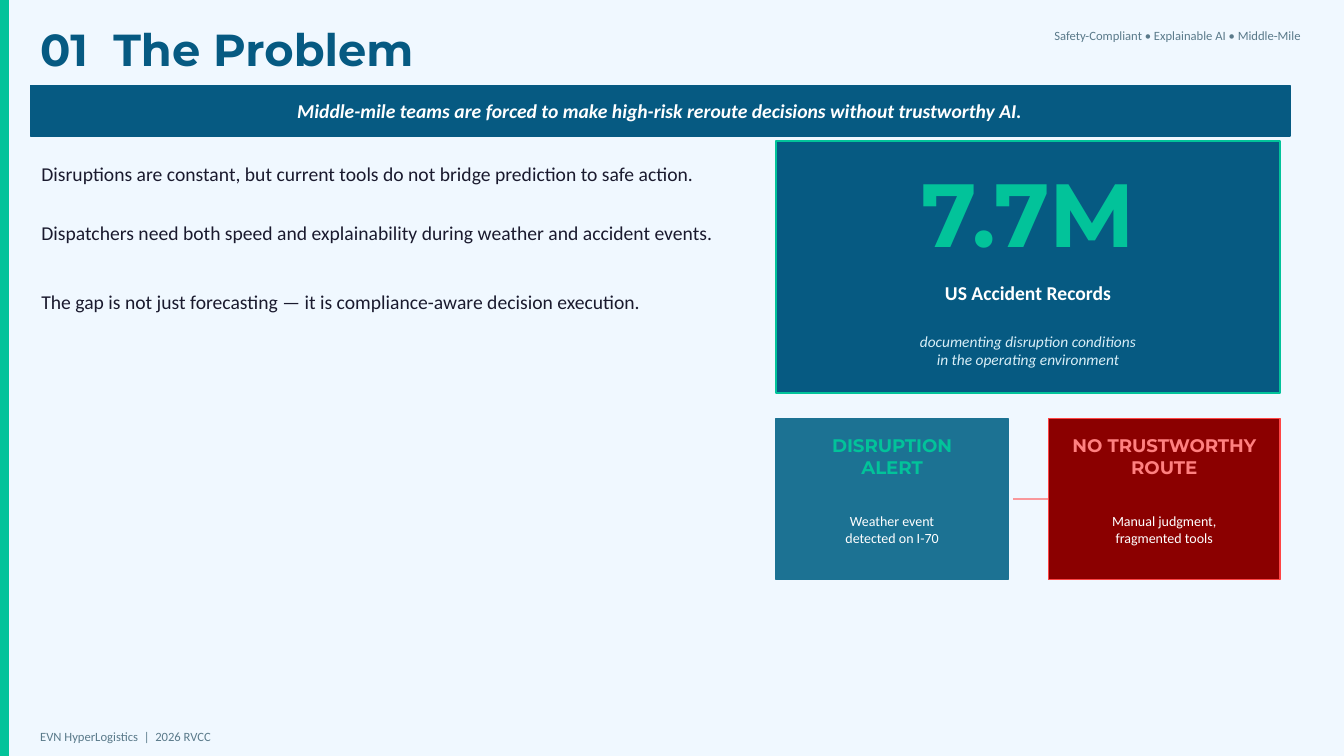
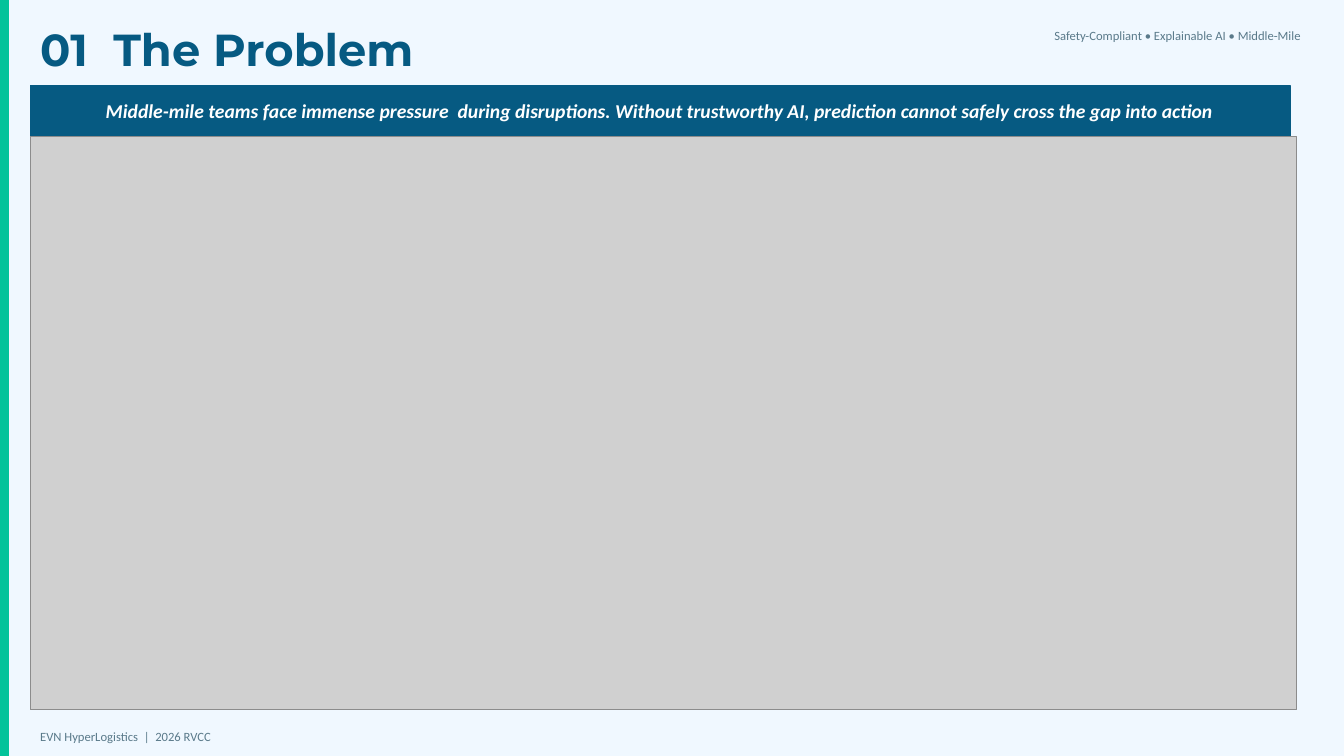
Before and after one commit to mosomo82/COMP_SCI_5542, a slide deck: slide 2 of RVCC Competition/reports/EVN_HyperLogistics_RVCC_2026.pptx. Drawn at 1344x756 pixels with LibreOffice and Linux fonts; fonts in the diff are those of the drawing; grey boxes stand for pictures. Boxes give left, top, right and bottom in pixels: in the first picture for what was removed or moved away, otherwise in the second. Text is boxed around its words. In the diff, an @@ line names an element or a change of style, - is before the commit and + after.

```diff
--- a/RVCC Competition/reports/EVN_HyperLogistics_RVCC_2026.pptx
+++ b/RVCC Competition/reports/EVN_HyperLogistics_RVCC_2026.pptx
@@ text at [106, 104, 1213, 122]: text changed @@
-Middle-mile teams are forced to make high-risk reroute decisions without trustworthy AI.
+Middle-mile teams face immense pressure during disruptions. Without trustworthy AI, prediction cannot safely cross the gap into action
@@ picture added at [30, 136, 1298, 710] @@
@@ rectangle removed at [776, 141, 1280, 393] @@
@@ text removed at [41, 167, 712, 313] @@
-Disruptions are constant, but current tools do not bridge prediction to safe action.
-Dispatchers need both speed and explainability during weather and accident events.
-The gap is not just forecasting — it is compliance-aware decision execution.
@@ text removed at [921, 184, 1135, 248] @@
-7.7M
@@ text removed at [945, 286, 1111, 300] @@
-US Accident Records
@@ text removed at [920, 336, 1136, 368] @@
-documenting disruption conditions
-in the operating environment
@@ rectangle removed at [776, 418, 1008, 580] @@
@@ rectangle removed at [1049, 418, 1280, 580] @@
@@ text removed at [832, 439, 952, 474] @@
-DISRUPTION
-ALERT
@@ text removed at [1072, 439, 1257, 474] @@
-NO TRUSTWORTHY
-ROUTE
@@ line removed from (1013, 499) to (1049, 499) @@
@@ text removed at [845, 516, 939, 543] @@
-Weather event
-detected on I-70
@@ text removed at [1112, 516, 1216, 546] @@
-Manual judgment,
-fragmented tools
```
Also in this commit, not shown: 3 other slides changed, 2 slides added, 3 other files.
